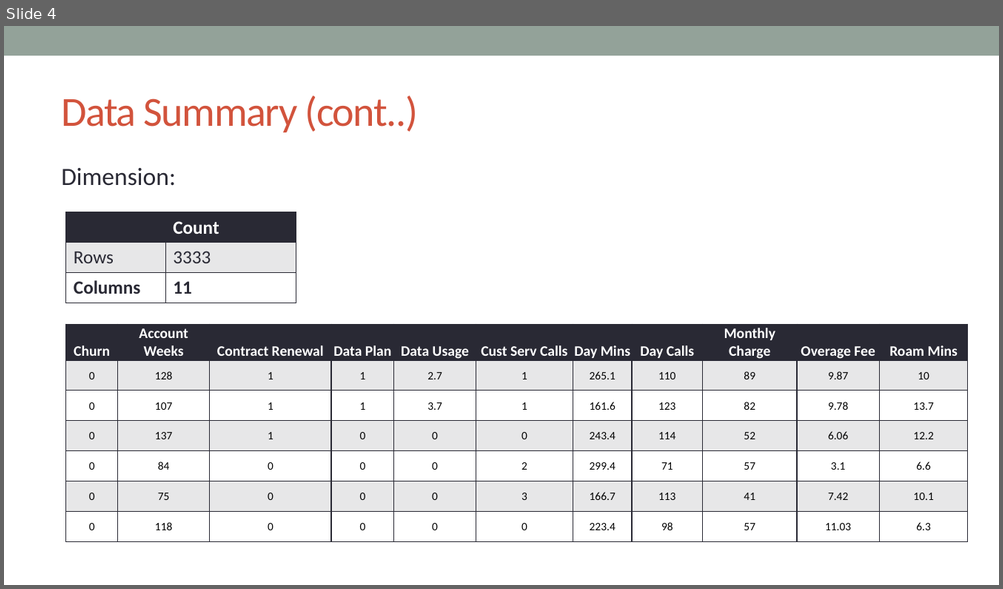
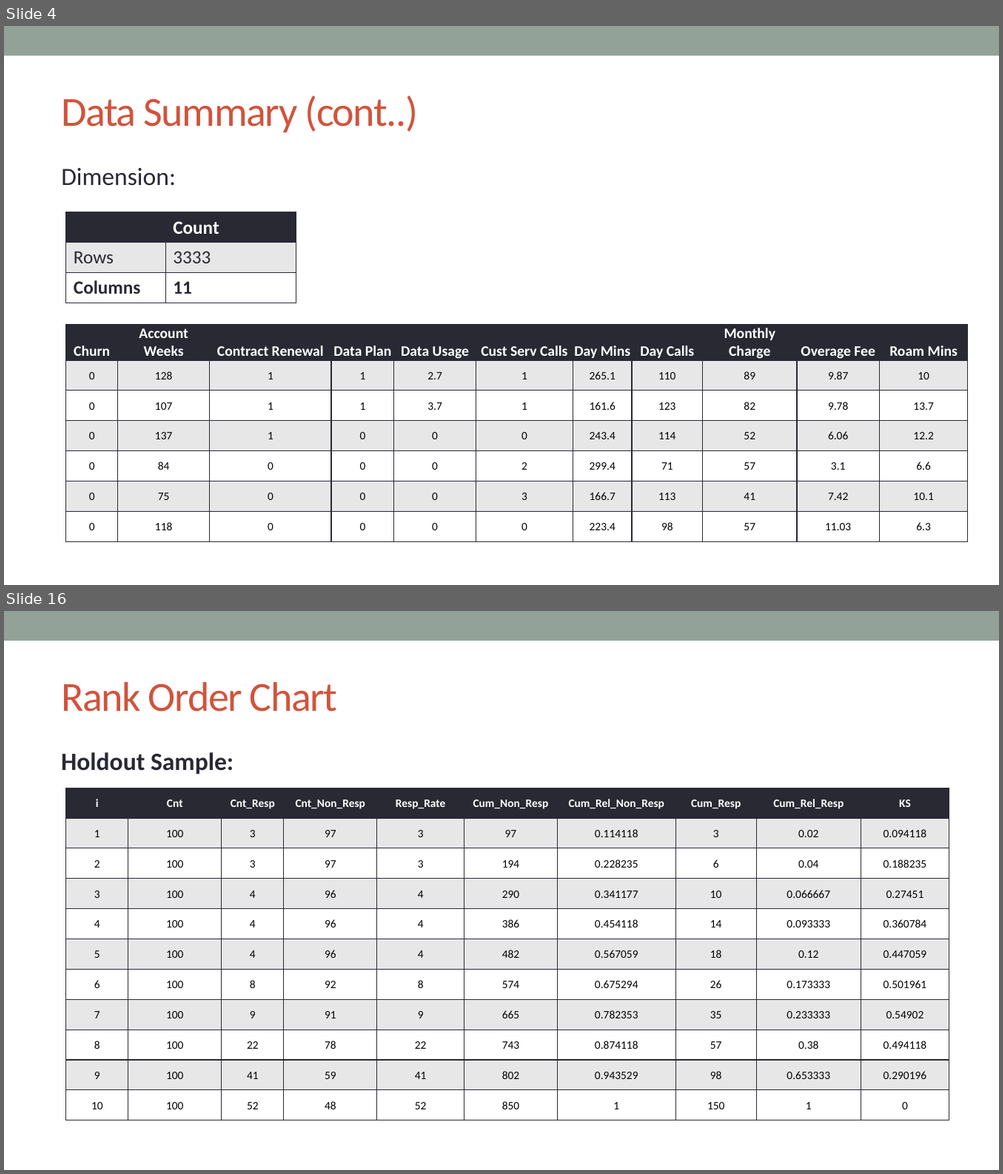
Before and after one commit to VickyVykciV/rProgramming, a slide deck: presentations/Churn_Analysis.pptx. Shown one above the other, each under a label of ours: slide 4 before the commit, slides 4 and 16 after it; the slides between them are not shown. The pictures are 1003x589 and 1003x1174 pixels, drawn with LibreOffice and Linux fonts; fonts in the diff are those of the drawing. Boxes give left, top, right and bottom in pixels: in the first picture for what was removed or moved away, otherwise in the second. Text is boxed around its words. In the diff, an @@ line names an element or a change of style, - is before the commit and + after.

```diff
--- a/presentations/Churn_Analysis.pptx
+++ b/presentations/Churn_Analysis.pptx
@@ slide 16 added at (4, 611, 999, 1170), background #FFFFFF; not listed: 1 template element that a slide beside it also shows @@
@@ title added at (61, 682, 338, 712), 40 pt, text #D2533C @@
+Rank Order Chart
@@ text added at (61, 752, 233, 775), 24 pt, text #292934, bold @@
+Holdout Sample:
@@ table added at (66, 788, 948, 1121), 11 rows, 10 columns @@
+i | Cnt | Cnt_Resp | Cnt_Non_Resp | Resp_Rate | Cum_Non_Resp | Cum_Rel_Non_Resp | Cum_Resp | Cum_Rel_Resp | KS
+1 | 100 | 3 | 97 | 3 | 97 | 0.114118 | 3 | 0.02 | 0.094118
+2 | 100 | 3 | 97 | 3 | 194 | 0.228235 | 6 | 0.04 | 0.188235
+3 | 100 | 4 | 96 | 4 | 290 | 0.341177 | 10 | 0.066667 | 0.27451
+4 | 100 | 4 | 96 | 4 | 386 | 0.454118 | 14 | 0.093333 | 0.360784
+5 | 100 | 4 | 96 | 4 | 482 | 0.567059 | 18 | 0.12 | 0.447059
+6 | 100 | 8 | 92 | 8 | 574 | 0.675294 | 26 | 0.173333 | 0.501961
+7 | 100 | 9 | 91 | 9 | 665 | 0.782353 | 35 | 0.233333 | 0.54902
+8 | 100 | 22 | 78 | 22 | 743 | 0.874118 | 57 | 0.38 | 0.494118
+9 | 100 | 41 | 59 | 41 | 802 | 0.943529 | 98 | 0.653333 | 0.290196
+10 | 100 | 52 | 48 | 52 | 850 | 1 | 150 | 1 | 0
```
Also in this commit, not shown: 5 slides changed, 7 other slides added, 6 slides removed, 2 other files.
